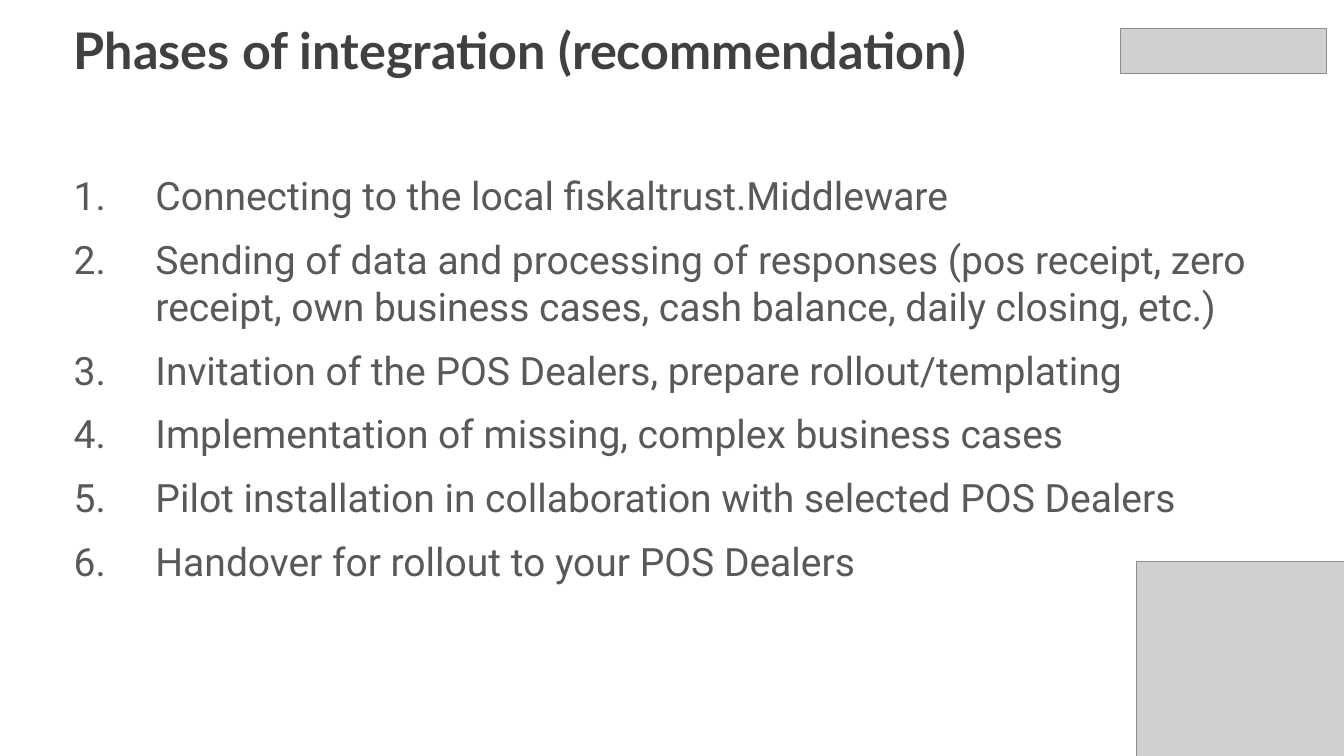
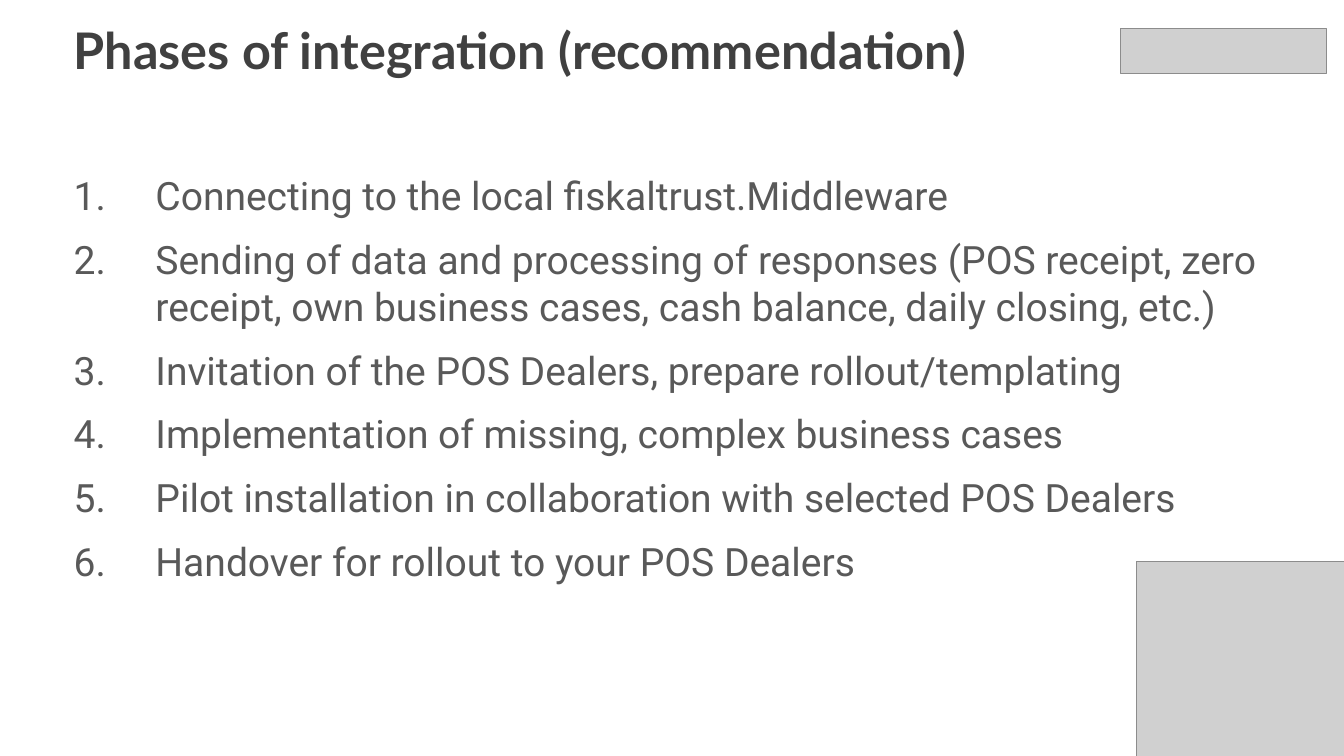
Before and after one commit to fiskaltrust/getting-started, a slide deck: slide 24 of poscreators/presentations/technical-onboarding-creator-en.pptx (slide 23 before the commit). Drawn at 1344x756 pixels with LibreOffice and Linux fonts; fonts in the diff are those of the drawing; grey boxes stand for pictures. Boxes give left, top, right and bottom in pixels: in the first picture for what was removed or moved away, otherwise in the second. Text is boxed around its words. In the diff, an @@ line names an element or a change of style, - is before the commit and + after.

```diff
--- a/poscreators/presentations/technical-onboarding-creator-en.pptx
+++ b/poscreators/presentations/technical-onboarding-creator-en.pptx
@@ text at (155,243,1256,330): text changed @@
-2. Sending of data and processing of responses (pos receipt, zero receipt, own business cases, cash balance, daily closing, etc.)
+2. Sending of data and processing of responses (POS receipt, zero receipt, own business cases, cash balance, daily closing, etc.)
```
Also in this commit, not shown: 12 other slides changed, 2 slides added, 2 slides removed, 22 other files.
